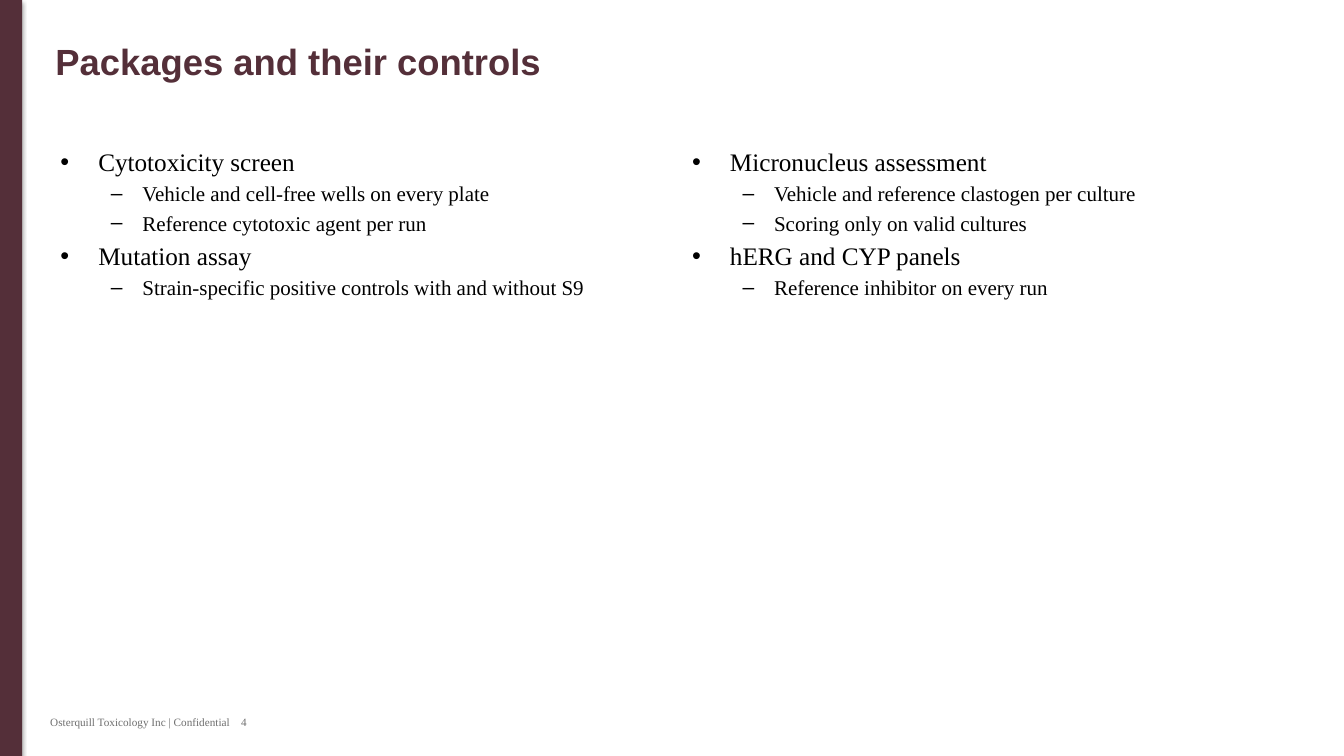
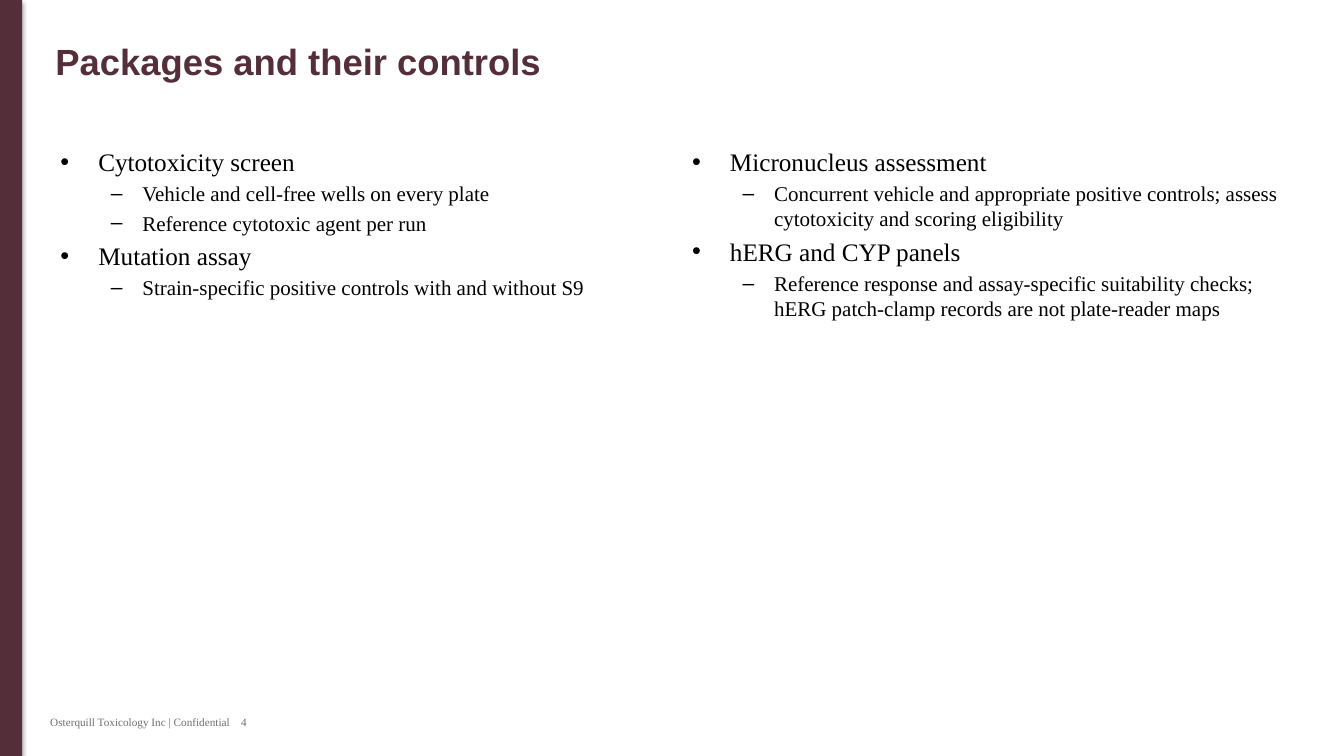
Before and after one commit to 60xAI/portco-mock-dataset, a slide deck: slide 4 of output/heldback_firm_G/OsterquillData/Marketing/Working_Copies/2024/Copy of Plate_Acceptance_092424 (2).pptx. Drawn at 1344x756 pixels with LibreOffice and Linux fonts; fonts in the diff are those of the drawing. Boxes give left, top, right and bottom in pixels: in the first picture for what was removed or moved away, otherwise in the second. Text is boxed around its words. In the diff, an @@ line names an element or a change of style, - is before the commit and + after.

```diff
--- a/output/heldback_firm_G/OsterquillData/Marketing/Working_Copies/2024/Copy of Plate_Acceptance_092424 (2).pptx
+++ b/output/heldback_firm_G/OsterquillData/Marketing/Working_Copies/2024/Copy of Plate_Acceptance_092424 (2).pptx
@@ text at box(774, 186, 1277, 231): text changed @@
-  – Vehicle and reference clastogen per culture
-  – Scoring only on valid cultures
+  – Concurrent vehicle and appropriate positive controls; assess cytotoxicity and scoring eligibility
@@ text at box(774, 276, 1253, 321): text changed @@
-  – Reference inhibitor on every run
+  – Reference response and assay-specific suitability checks; hERG patch-clamp records are not plate-reader maps
```
Also in this commit, not shown: 4 other slides changed, 1 other file.
